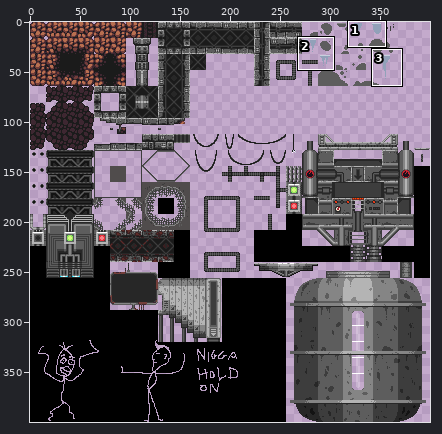
Edited in one commit: sprite sheet (Assets/Sprites/tilesetRobot.png). The picture above shows the old version from afar; the outline marks the close-up.
Close-up. As it was:
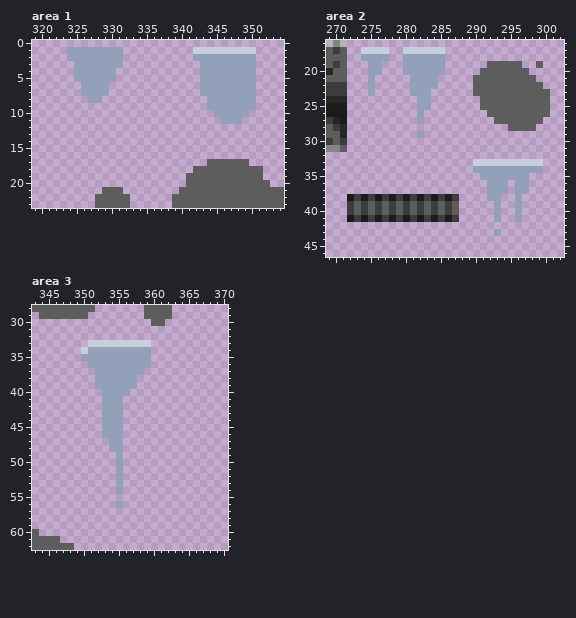
The file is 400x400 pixels. Colours within 5 levels of each other are drawn and written as one. Shown: area 1: x 319..354, y 0..23; area 2: x 269..302, y 16..46; area 3: x 343..370, y 28..62.
Now the later version:
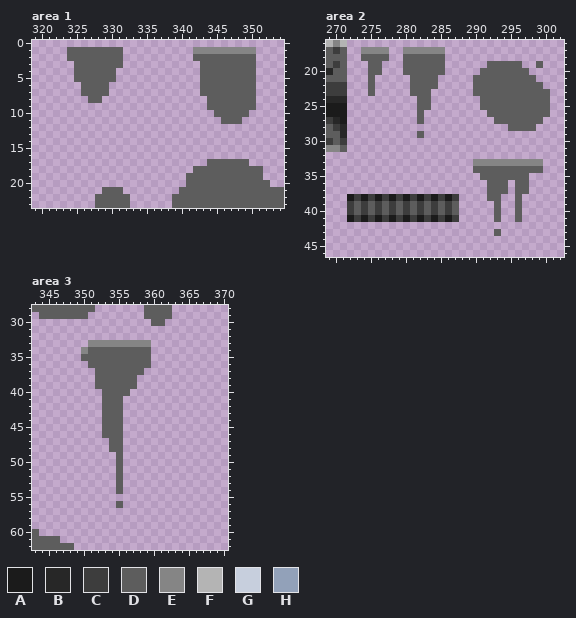
Palette (. is transparent): A #1b1b1b  B #272727  C #3d3d3d  D #5d5d5d  E #858585  F #b4b4b4  G #c7cfdd  H #92a1b9
Difference:
Area 1:
Colour D replaces colour H in row 1 at x 324 to 331; in row 2 at x 324 to 331 and 342 to 350; in row 3 at x 325 to 331 and 343 to 350; in rows 4 to 5 at x 325 to 330 and 343 to 350; in rows 6 to 7 at x 326 to 329 and 343 to 350; in row 8 at x 327 to 328 and 344 to 350.
Colour D replaces colour H in row 9 at x 344 to 350; in row 10 at x 345 to 349; in row 11 at x 346 to 348.
Colour E replaces colour G in row 1 at x 342 to 350.
Area 2:
Colour D replaces colour H in row 18 at x 274 to 277 and 280 to 285; in rows 19 to 20 at x 275 to 276 and 280 to 285; in rows 21 to 22 at x 275 and 281 to 284; in row 23 at x 275 and 281 to 283; in rows 24 to 25 at x 282 to 283; in rows 26 to 27 at x 282.
Colour D replaces colour H in row 29 at x 282; in row 34 at x 290 to 299; in row 35 at x 291 to 297; in rows 36 to 37 at x 292 to 294 and 296 to 297; in row 38 at x 292 to 293 and 296; in rows 39 to 41 at x 293 and 296.
Colour D replaces colour H in row 43 at x 293.
Colour E replaces colour G in row 17 at x 274 to 277 and 280 to 285; in row 33 at x 290 to 299.
Area 3:
Colour D replaces colour H in row 34 at x 351 to 359; in row 35 at x 350 to 359; in row 36 at x 351 to 359; in row 37 at x 352 to 358; in rows 38 to 39 at x 352 to 357; in row 40 at x 353 to 356.
Colour D replaces colour H in rows 41 to 46 at x 353 to 355; in rows 47 to 48 at x 354 to 355; in rows 49 to 54 at x 355; in row 56 at x 355.
Colour E replaces colour G in row 33 at x 351 to 359; in row 34 at x 350.
Boxes around the changes in both close-ups, in picture pixels (x1, y1, x2, y2):
changed: (67, 47, 123, 103)
changed: (193, 47, 256, 124)
changed: (361, 47, 445, 138)
changed: (473, 159, 543, 236)
changed: (81, 340, 151, 508)
